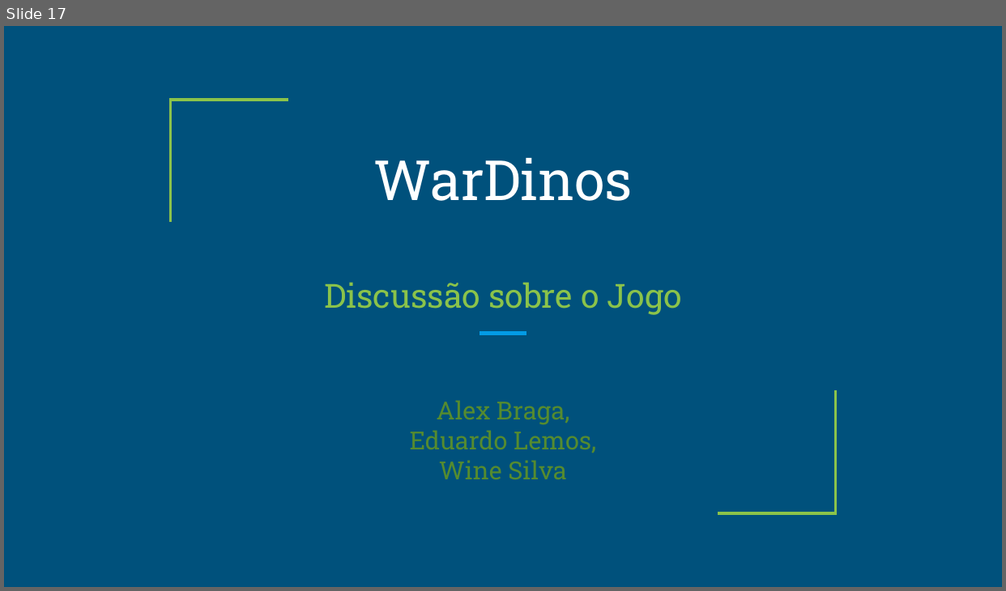
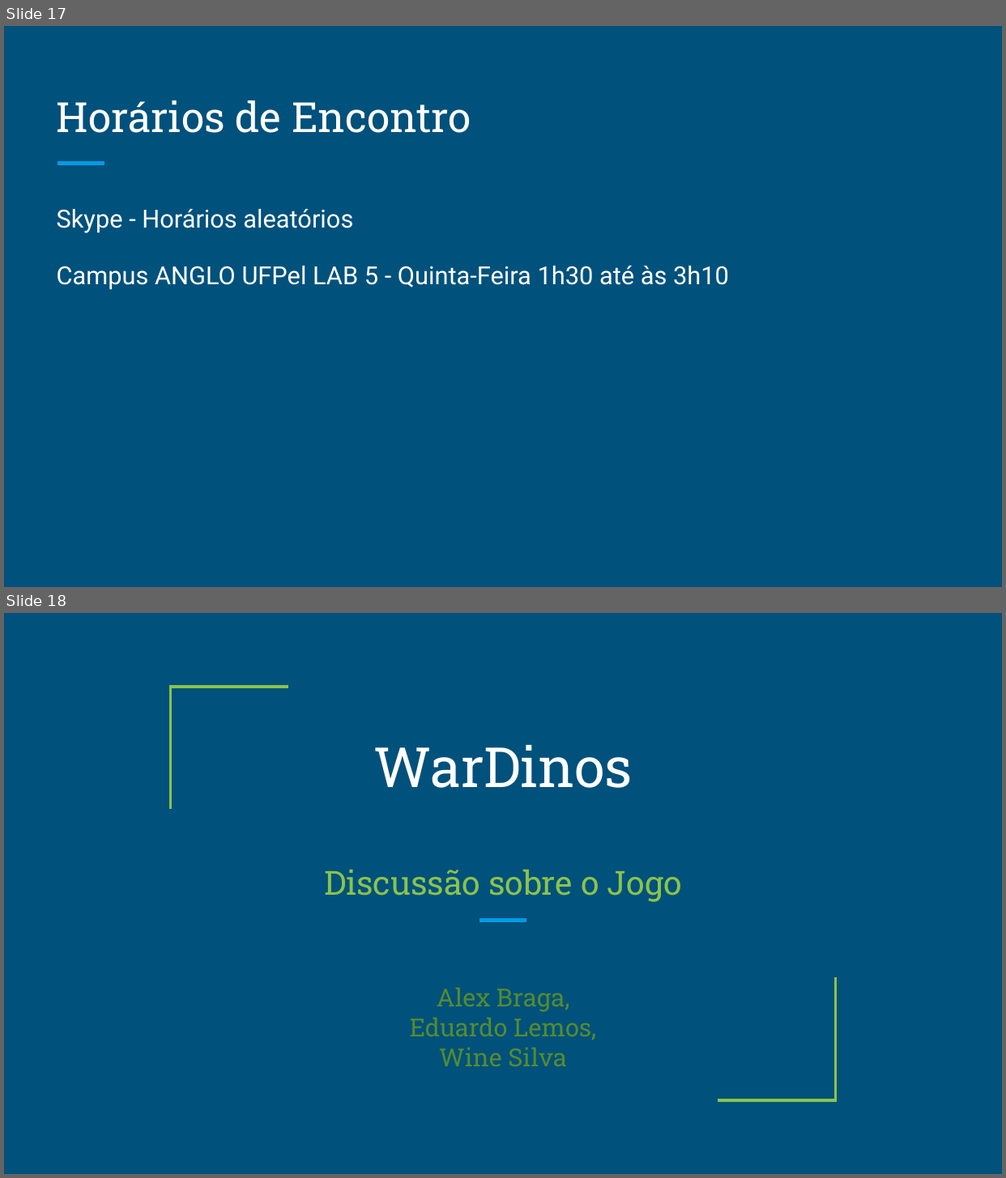
Before and after one commit to WinnySilva/WarDinos, a slide deck: WarDinos.pptx. Shown one above the other, each under a label of ours: slide 17 before the commit, slides 17 and 18 after it. The pictures are 1006x591 and 1006x1178 pixels, drawn with LibreOffice and Linux fonts; fonts in the diff are those of the drawing. Boxes give left, top, right and bottom in pixels: in the first picture for what was removed or moved away, otherwise in the second. Text is boxed around its words. In the diff, an @@ line names an element or a change of style, - is before the commit and + after.

Commit message:
Add files via upload
Adicionado os horários de encontro no arquivo PPTX

```diff
--- a/WarDinos.pptx
+++ b/WarDinos.pptx
@@ slide 17 added at (4,26,1002,587), background #00517C @@
@@ title added at (57,101,471,133), 30 pt, text #FFFFFF @@
+Horários de Encontro
@@ line added from (58, 164) to (104, 164), #039BE5 3 pt @@
@@ text added at (57,209,729,290), 18 pt, text #FFFFFF @@
+Skype - Horários aleatórios
+Campus ANGLO UFPel LAB 5 - Quinta-Feira 1h30 até às 3h10
@@ what was slide 17 is now slide 18 @@
```
